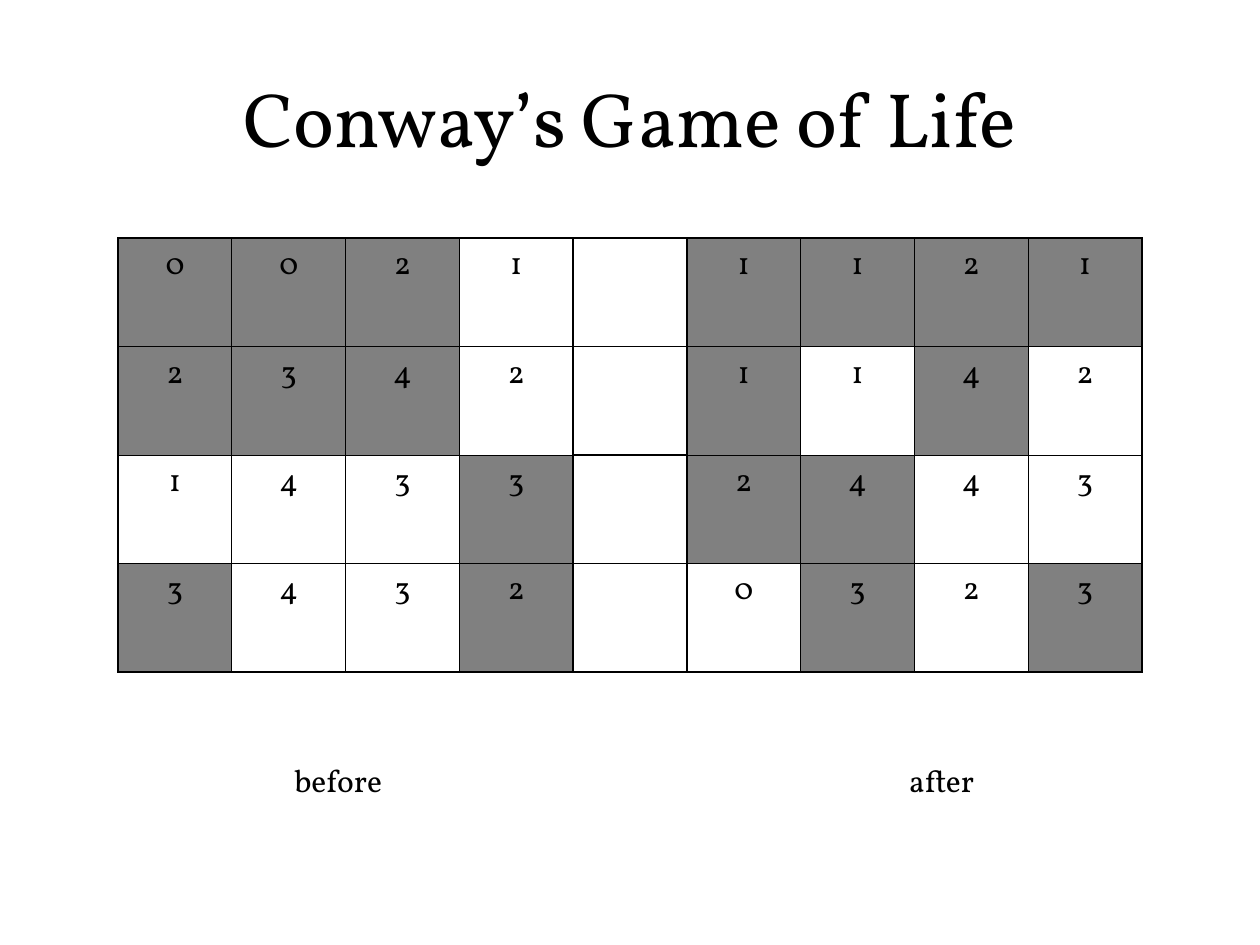
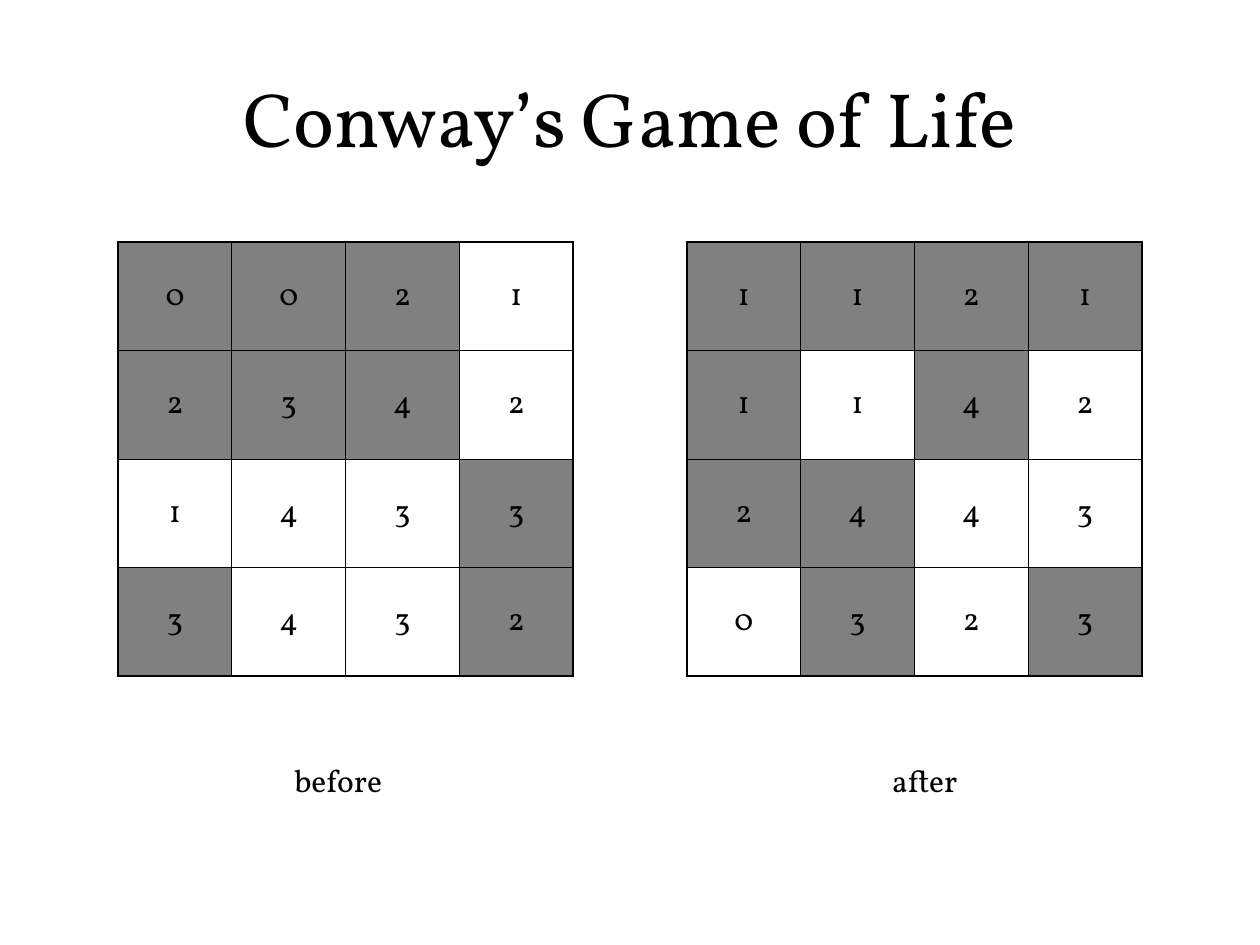
Before and after one commit to blinderm/game-of-life, a slide deck: slide 3 of presentation/CSC213_presentation.pptx. Drawn at 1260x945 pixels with LibreOffice and Linux fonts; fonts in the diff are those of the drawing. Boxes give left, top, right and bottom in pixels: in the first picture for what was removed or moved away, otherwise in the second. Text is boxed around its words. In the diff, an @@ line names an element or a change of style, - is before the commit and + after.

Commit message:
(anna) fixed one of the images in the presentation that looked weird

```diff
--- a/presentation/CSC213_presentation.pptx
+++ b/presentation/CSC213_presentation.pptx
@@ table at <box>118,242,1139,675</box> @@
@@ borders changed @@
@@ table: place and size @@
-table at <box>118,238,1139,672</box>
+table at <box>118,242,1139,675</box>
@@ text "after": place and size @@
-text "after" at <box>909,770,974,793</box>
+text "after" at <box>892,770,957,793</box>
```
